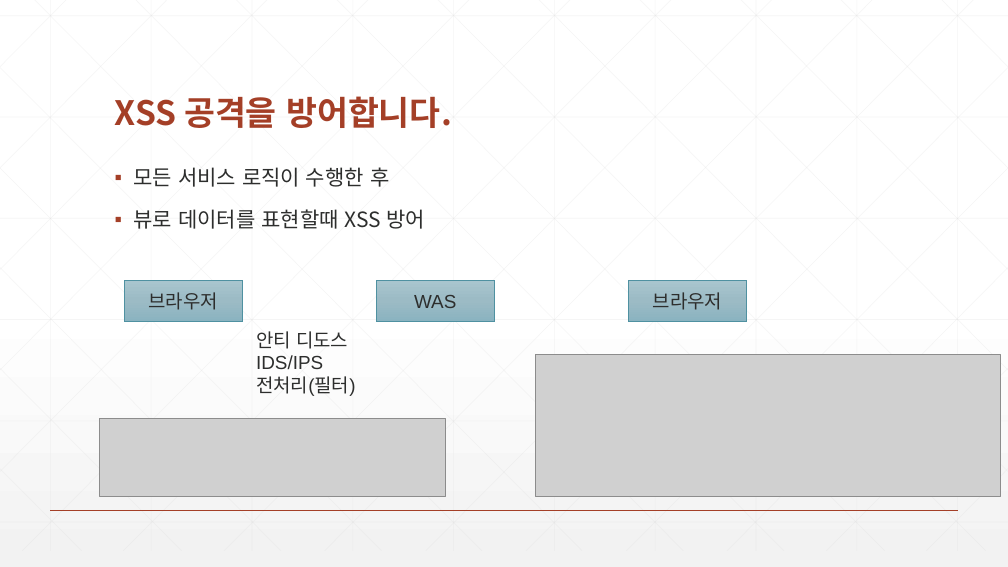
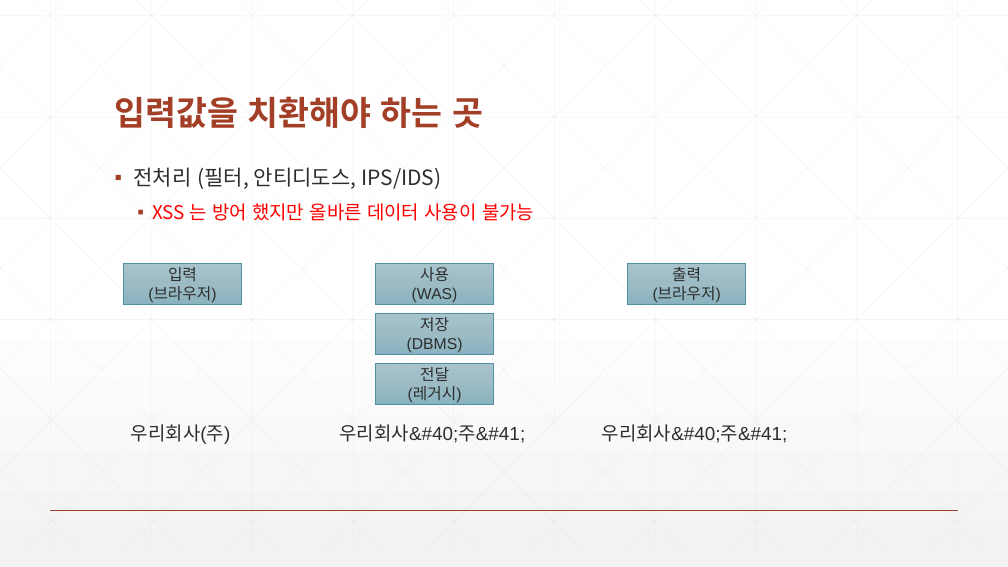
Before and after one commit to zeroshift01/code5, a slide deck: slide 3 of inflearn02/doc/2.(심화)XSS 공격을 방어합니다.pptx (slide 2 before the commit). Drawn at 1008x567 pixels with LibreOffice and Linux fonts; fonts in the diff are those of the drawing; grey boxes stand for pictures. Boxes give left, top, right and bottom in pixels: in the first picture for what was removed or moved away, otherwise in the second. Text is boxed around its words. In the diff, an @@ line names an element or a change of style, - is before the commit and + after.

```diff
--- a/inflearn02/doc/2.(심화)XSS 공격을 방어합니다.pptx
+++ b/inflearn02/doc/2.(심화)XSS 공격을 방어합니다.pptx
@@ title at (115,96,483,128): text changed @@
-XSS 공격을 방어합니다.
+입력값을 치환해야 하는 곳
@@ text at (134,167,534,221): text changed @@
-▪ 모든 서비스 로직이 수행한 후
-▪ 뷰로 데이터를 표현할때 XSS 방어
+▪ 전처리 (필터, 안티디도스, IPS/IDS)
+  ▪ XSS 는 방어 했지만 올바른 데이터 사용이 불가능
@@ text in rectangle at (148,267,216,302): text changed; size 18 to 15 pt @@
-브라우저
+입력
+(브라우저)
@@ 3 rectangles: place and size @@
-3 rectangles at (124,281,746,321)
+3 rectangles at (123,263,746,304)
@@ text in rectangle at (412,267,458,302): text changed; size 18 to 15 pt @@
-WAS
+사용
+(WAS)
@@ text in rectangle at (653,267,721,302): text changed; size 18 to 15 pt @@
-브라우저
+출력
+(브라우저)
@@ rectangle added at (376,313,494,354), fill gradient #A9C6CF to #9CBCC6 to #8AB4C0, outline #4F91A1 0.5 pt, 15 pt, text #2D2E2D @@
+저장
+(DBMS)
@@ picture removed at (535,354,1000,497) @@
@@ rectangle added at (376,363,494,404), fill gradient #A9C6CF to #9CBCC6 to #8AB4C0, outline #4F91A1 0.5 pt, 15 pt, text #2D2E2D @@
+전달
+(레거시)
@@ picture removed at (100,419,445,497) @@
@@ text at (131,424,231,444): text changed @@
-안티 디도스
-IDS/IPS
-전처리(필터)
+우리회사(주)
@@ text added at (340,424,526,443), 18 pt, text #2D2E2D @@
+우리회사&#40;주&#41;
@@ text added at (602,424,788,443), 18 pt, text #2D2E2D @@
+우리회사&#40;주&#41;
```
Also in this commit, not shown: 1 other slide changed, 2 slides added.
